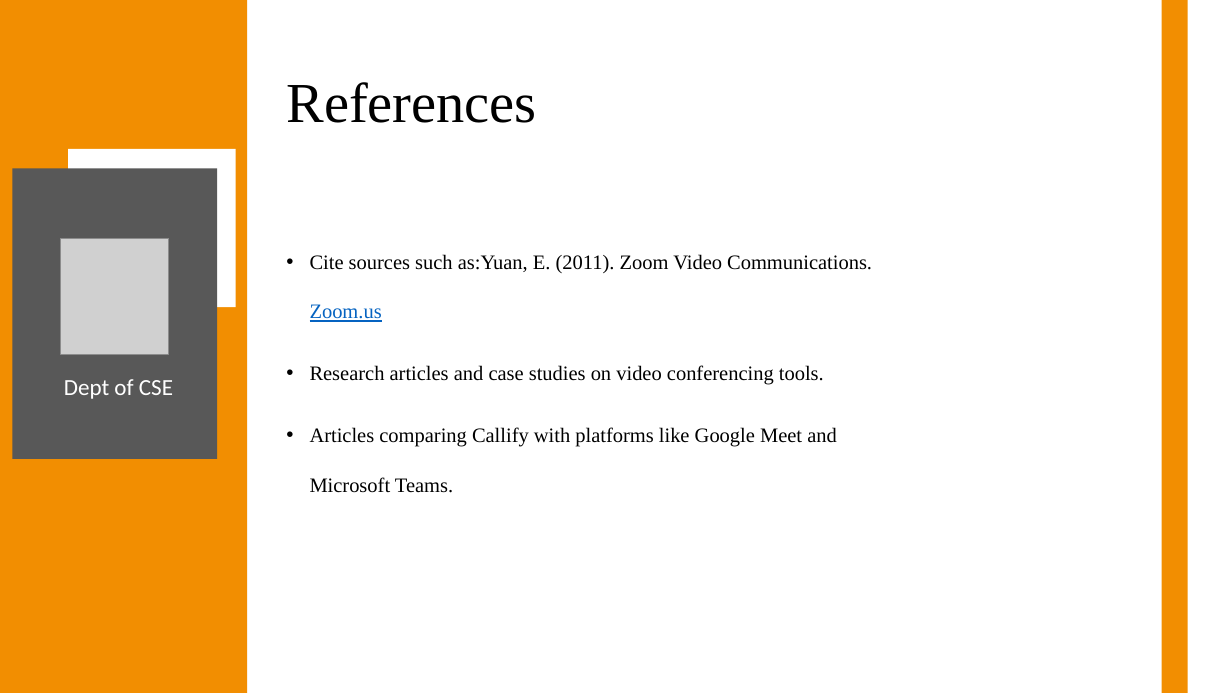
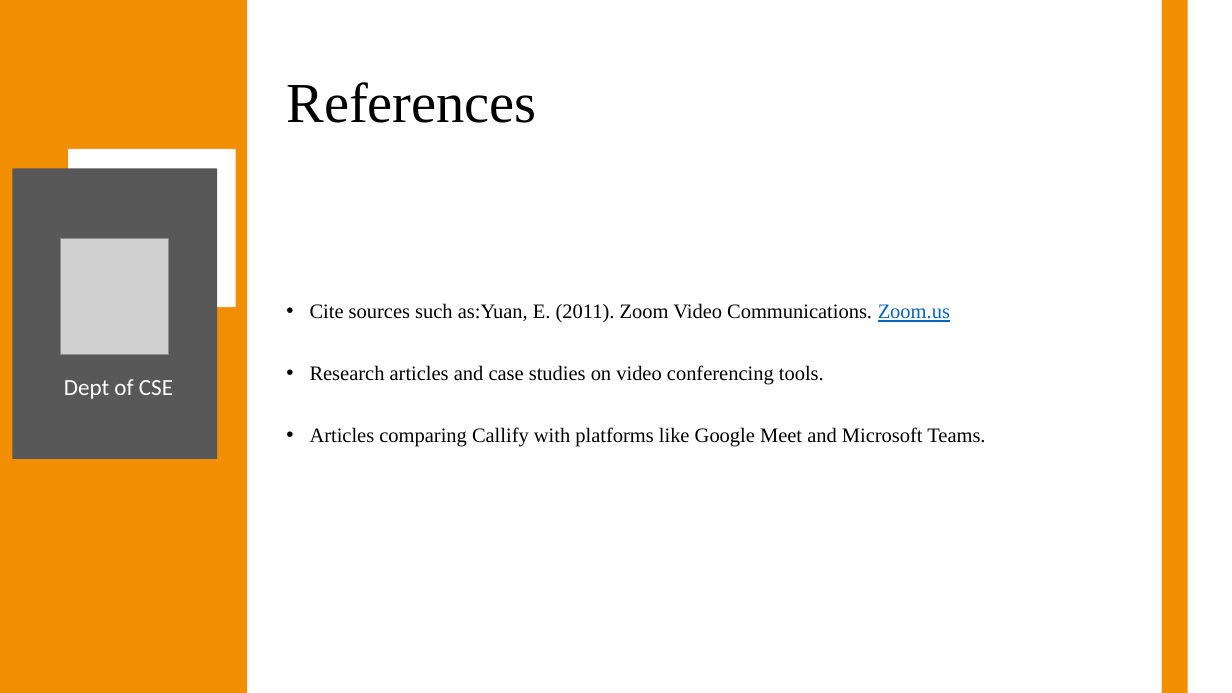
Before and after one commit to Anish202020/7th-Semester, a slide deck: slide 22 of Report & PPT/Project Work/Ppt/Callify Synopsis.pptx (slide 23 before the commit). Drawn at 1232x693 pixels with LibreOffice and Linux fonts; fonts in the diff are those of the drawing; grey boxes stand for pictures. Boxes give left, top, right and bottom in pixels: in the first picture for what was removed or moved away, otherwise in the second. Text is boxed around its words. In the diff, an @@ line names an element or a change of style, - is before the commit and + after.

```diff
--- a/Report & PPT/Project Work/Ppt/Callify Synopsis.pptx
+++ b/Report & PPT/Project Work/Ppt/Callify Synopsis.pptx
@@ text "Cite sources such as:Yuan, E. ..." rewrapped from [310, 254, 872, 493] to [310, 303, 985, 447] @@
```
Also in this commit, not shown: 2 other slides changed, 1 slide removed, 2 other files.
